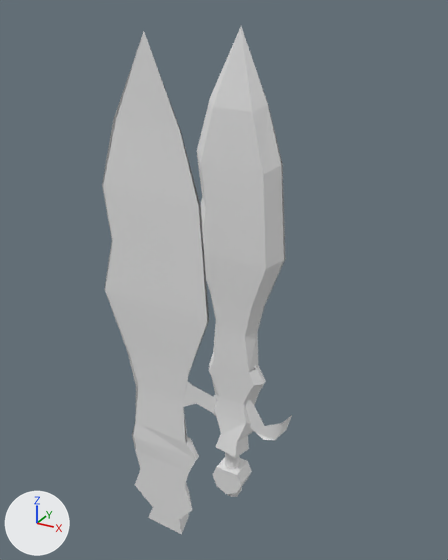
What one commit did to the Blender file week 5/day 1/sword/Untitled.blend.
Camera for both pictures: a 50 mm camera at (1.12, -1.85, 2.41) aimed at (0.02, 0.15, 1.41). The axes (+X, +Y, +Z) are drawn at lower left. The lights are the same throughout.
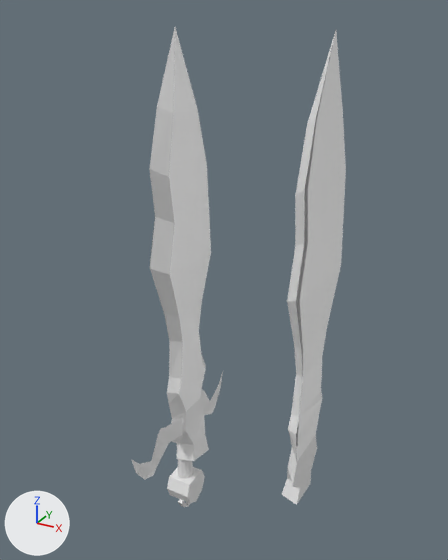
Boxes (x1, y1, x2, y2) around the edits, measured in the pictures (448 x 560 px):
'Cube.001', deleted: before (103, 27, 286, 473)
'Cube', reshaped, moved, turned: before (135, 379, 259, 487); after (150, 28, 346, 461)
'edge', moved, turned: before (102, 27, 284, 450); after (149, 28, 336, 460)
'Cube.002', moved, turned: before (135, 394, 253, 535); after (171, 399, 317, 505)
'Plane', moved, turned: before (183, 382, 292, 440); after (131, 372, 223, 480)
'Cube.003', moved, turned: before (213, 457, 252, 494); after (167, 467, 205, 503)
'Cylinder', moved, turned: before (225, 452, 240, 469); after (176, 443, 193, 479)
'Cube.004', moved, turned: before (227, 487, 242, 497); after (178, 499, 191, 507)
part 1 of me_cube, added: after (150, 28, 346, 417)
part 2 of me_cube, built on: before (212, 379, 259, 406); after (178, 363, 323, 446)

Patch to the scene script:
```diff
--- a/week 5/day 1/sword/Untitled.blend.py
+++ b/week 5/day 1/sword/Untitled.blend.py
@@ me_cube @@
 # used by ob_cube; location = (0.0, 0.0, 0.331)
-me_cube.from_pydata(...)  # 8 vertices, 6 faces; spans x -0.125..0.12, y 0.255..0.299, z 0.415..0.508
+me_cube.from_pydata(...)  # 60 vertices, 29 faces; spans x -0.201..0.217, y 0.246..0.312, z 0.415..2.023
+# me_cube part 1: a new loose piece of 33 vertices spanning x -0.201..0.217, y 0.246..0.312, z 0.612..2.023, in mat_blade (white #ffffff)
+# me_cube part 2
+# 2 faces are deleted
+# 19 vertices are added at x -0.126..0.154, y 0.255..0.303, z 0.491..0.638
+# 8 new faces join them
 me_cube.materials.append(mat_blade)
@@ ob_cube @@
 ob_cube = bpy.data.objects.new('Cube', me_cube)
-ob_cube.location = (0.0, 0.0, 0.331)
+ob_cube.location = (0.121, 0.143, 0.331)
+ob_cube.rotation_euler = (0.0, 0.0, 1.571)  # degrees (0, 0, 90)
 _m = ob_cube.modifiers.new('Mirror', 'MIRROR')
@@ ob_cube_001 @@
-ob_cube_001 = bpy.data.objects.new('Cube.001', me_cube_001)
-ob_cube_001.location = (0.0, 0.0, 0.331)
-_m = ob_cube_001.modifiers.new('Mirror', 'MIRROR')
-_m.use_axis = (False, True, False)
@@ ob_cube_002 @@
 ob_cube_002 = bpy.data.objects.new('Cube.002', me_cube_002)
-ob_cube_002.location = (0.0, 0.0, 0.331)
+ob_cube_002.location = (0.121, 0.143, 0.331)
+ob_cube_002.rotation_euler = (0.0, 0.0, 1.571)  # degrees (0, 0, 90)
 _m = ob_cube_002.modifiers.new('Mirror', 'MIRROR')
@@ ob_plane @@
 ob_plane = bpy.data.objects.new('Plane', me_plane)
-ob_plane.location = (-0.075, 0.02, 0.35)
-ob_plane.rotation_euler = (1.571, 0.0, 0.0)  # degrees (90, 0, 0)
+ob_plane.location = (0.102, 0.068, 0.35)
+ob_plane.rotation_euler = (1.571, 0.0, 1.571)  # degrees (90, 0, 90)
 _m = ob_plane.modifiers.new('Mirror', 'MIRROR')
@@ ob_cylinder @@
 ob_cylinder = bpy.data.objects.new('Cylinder', me_cylinder)
-ob_cylinder.location = (-0.012, 0.251, 0.719)
+ob_cylinder.location = (-0.129, 0.131, 0.719)
+ob_cylinder.rotation_euler = (0.0, 0.0, 1.571)  # degrees (0, 0, 90)
@@ ob_cube_003 @@
 ob_cube_003 = bpy.data.objects.new('Cube.003', me_cube_003)
-ob_cube_003.location = (-0.012, 0.251, 0.719)
+ob_cube_003.location = (-0.129, 0.131, 0.719)
+ob_cube_003.rotation_euler = (0.0, 0.0, 1.571)  # degrees (0, 0, 90)
@@ ob_cube_004 @@
 ob_cube_004 = bpy.data.objects.new('Cube.004', me_cube_004)
-ob_cube_004.location = (-0.001, 0.251, 0.395)
+ob_cube_004.location = (-0.129, 0.142, 0.395)
+ob_cube_004.rotation_euler = (0.0, 0.0, 1.571)  # degrees (0, 0, 90)
@@ ob_edge @@
 ob_edge = bpy.data.objects.new('edge', me_cube_005)
-ob_edge.location = (0.0, 0.0, 0.331)
+ob_edge.location = (0.121, 0.143, 0.331)
+ob_edge.rotation_euler = (0.0, 0.0, 1.571)  # degrees (0, 0, 90)
 _m = ob_edge.modifiers.new('Mirror', 'MIRROR')
```
